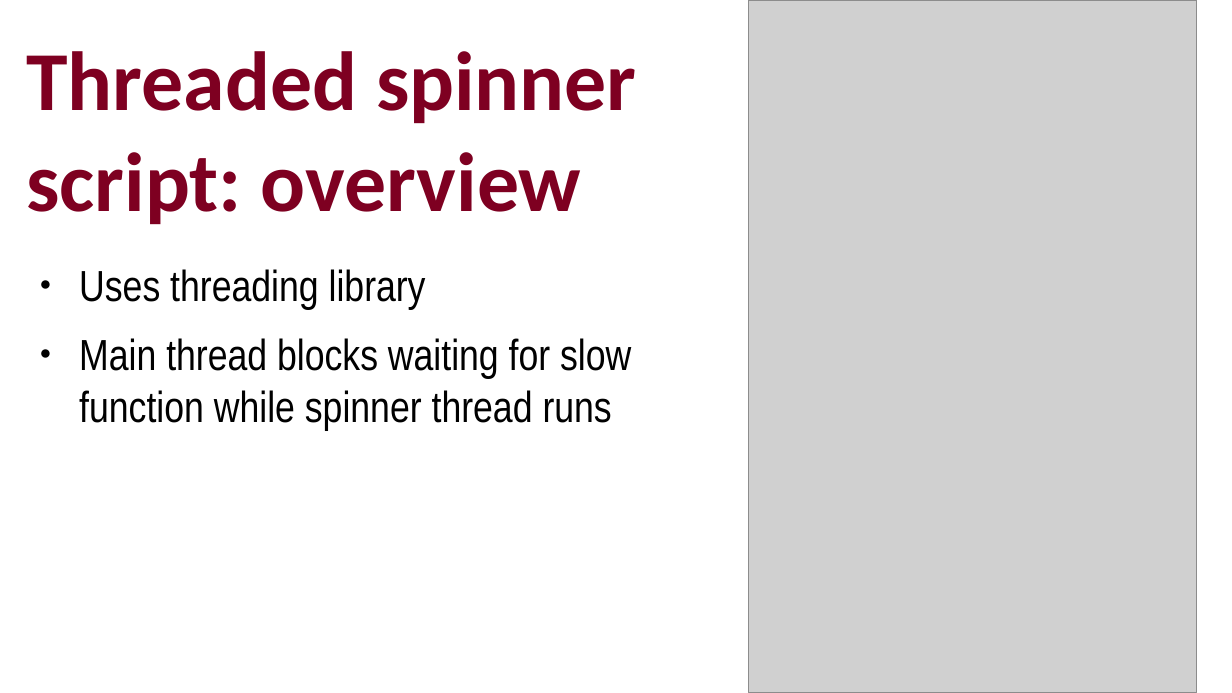
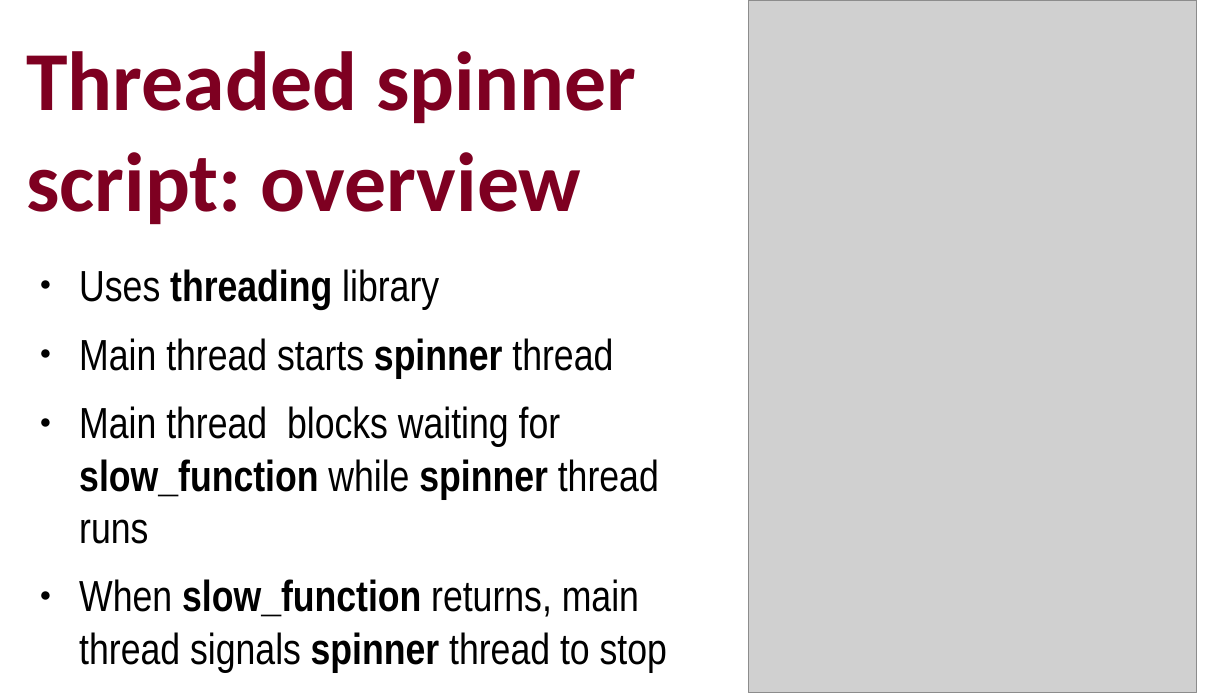
Before and after one commit to ramalho/platespinning, a slide deck: slide 8 of plate-spinning-oscon-eu.odp. Drawn at 1232x693 pixels with LibreOffice and Linux fonts; fonts in the diff are those of the drawing; grey boxes stand for pictures. Boxes give left, top, right and bottom in pixels: in the first picture for what was removed or moved away, otherwise in the second. Text is boxed around its words. In the diff, an @@ line names an element or a change of style, - is before the commit and + after.

```diff
--- a/plate-spinning-oscon-eu.odp
+++ b/plate-spinning-oscon-eu.odp
@@ text at (x1=79, y1=269, x2=439, y2=310): bold on in "threading" @@
@@ text at (x1=79, y1=338, x2=667, y2=672): text changed @@
-● Main thread blocks waiting for slow function while spinner thread runs
+● Main thread starts spinner thread
+● Main thread blocks waiting for slow_function while spinner thread runs
+● When slow_function returns, main thread signals spinner thread to stop
```
Also in this commit, not shown: 27 other slides changed, 2 slides added, 2 slides removed, 11 other files.
